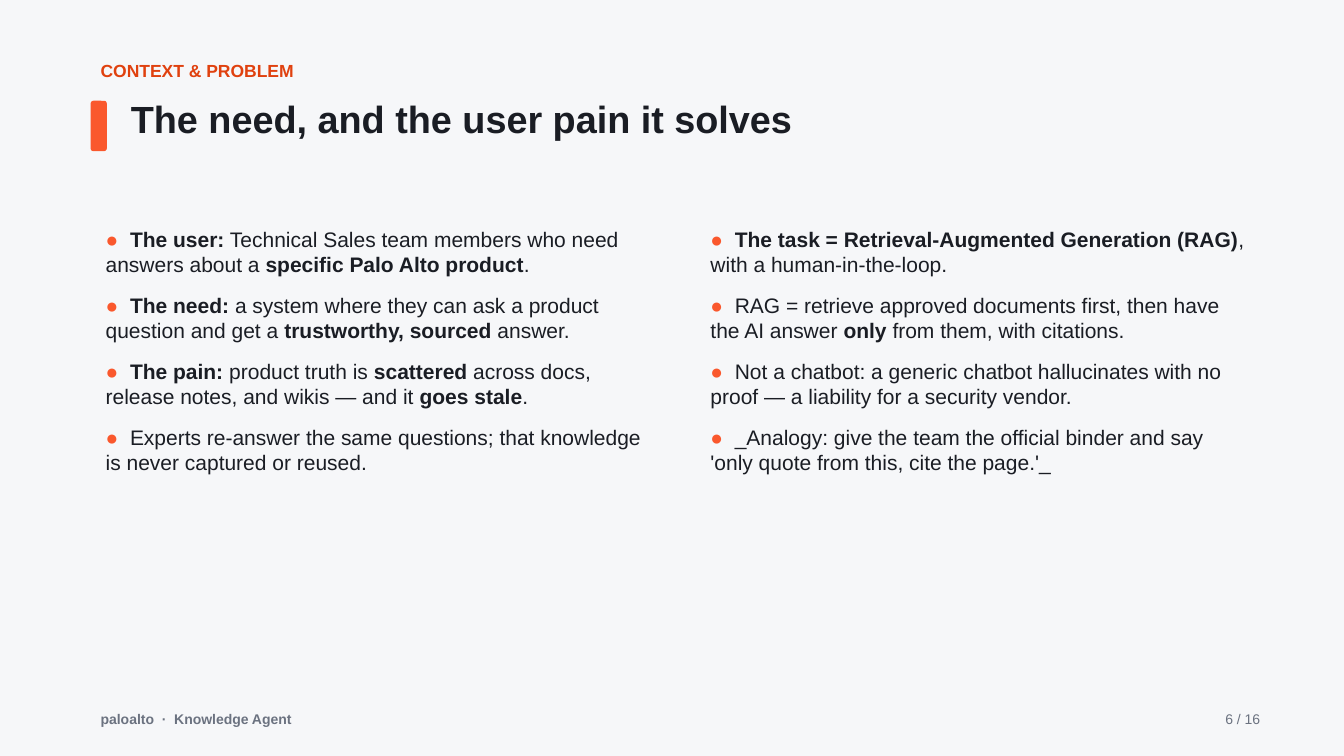
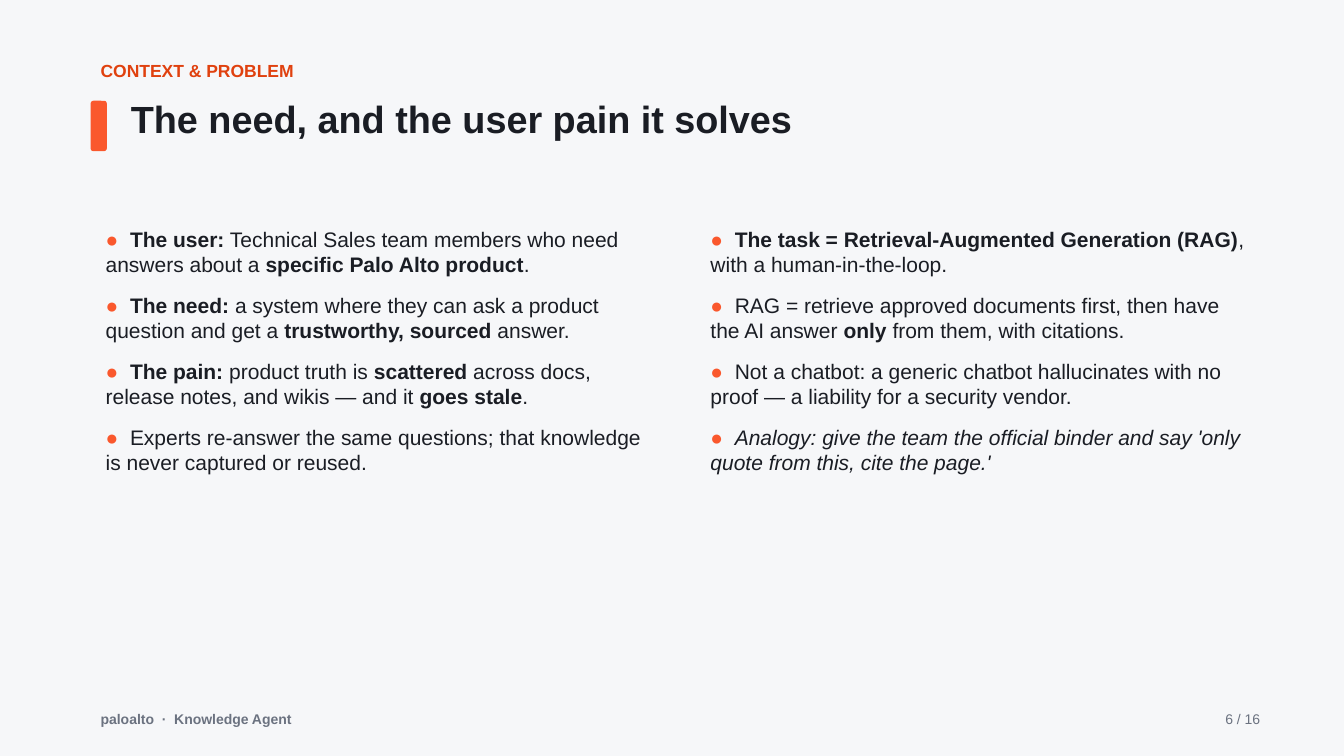
Before and after one commit to ashveej/PaloAltoknowledgeagent, a slide deck: slide 6 of presentation/Executive_Presentation.pptx. Drawn at 1344x756 pixels with LibreOffice and Linux fonts; fonts in the diff are those of the drawing. Boxes give left, top, right and bottom in pixels: in the first picture for what was removed or moved away, otherwise in the second. Text is boxed around its words. In the diff, an @@ line names an element or a change of style, - is before the commit and + after.

```diff
--- a/presentation/Executive_Presentation.pptx
+++ b/presentation/Executive_Presentation.pptx
@@ text at (710,429,1240,474): text changed; italic on @@
-● _Analogy: give the team the official binder and say 'only quote from this, cite the page.'_
+● Analogy: give the team the official binder and say 'only quote from this, cite the page.'
```
Also in this commit, not shown: 3 other slides changed, 1 other file.
